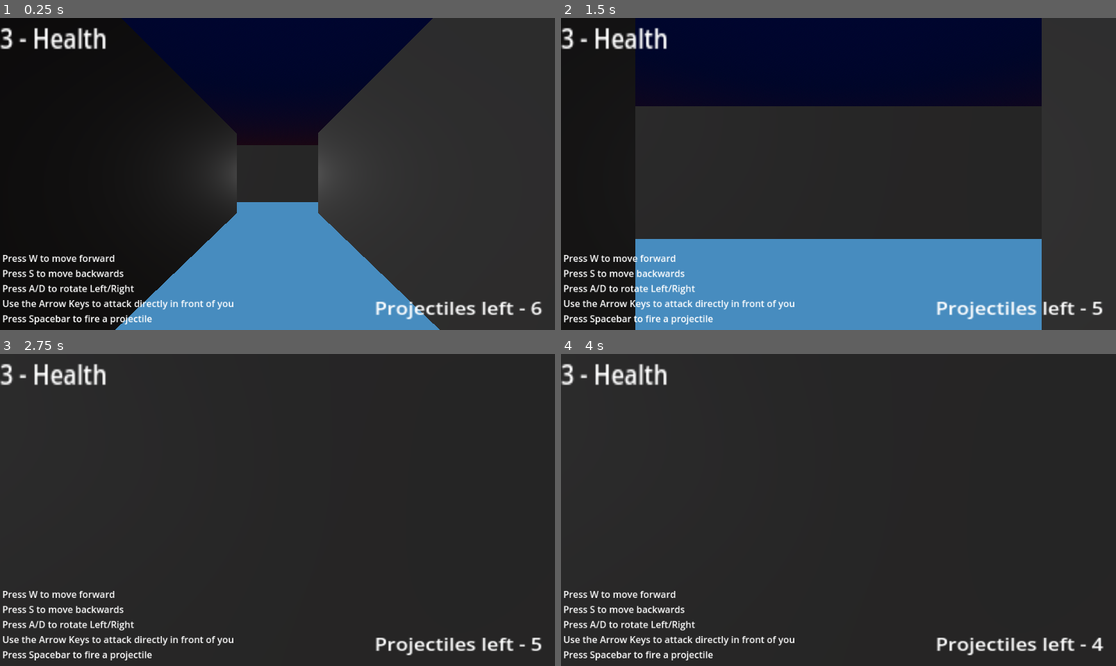
Above: before the commit, frames 1-4 (two rows, left to right).
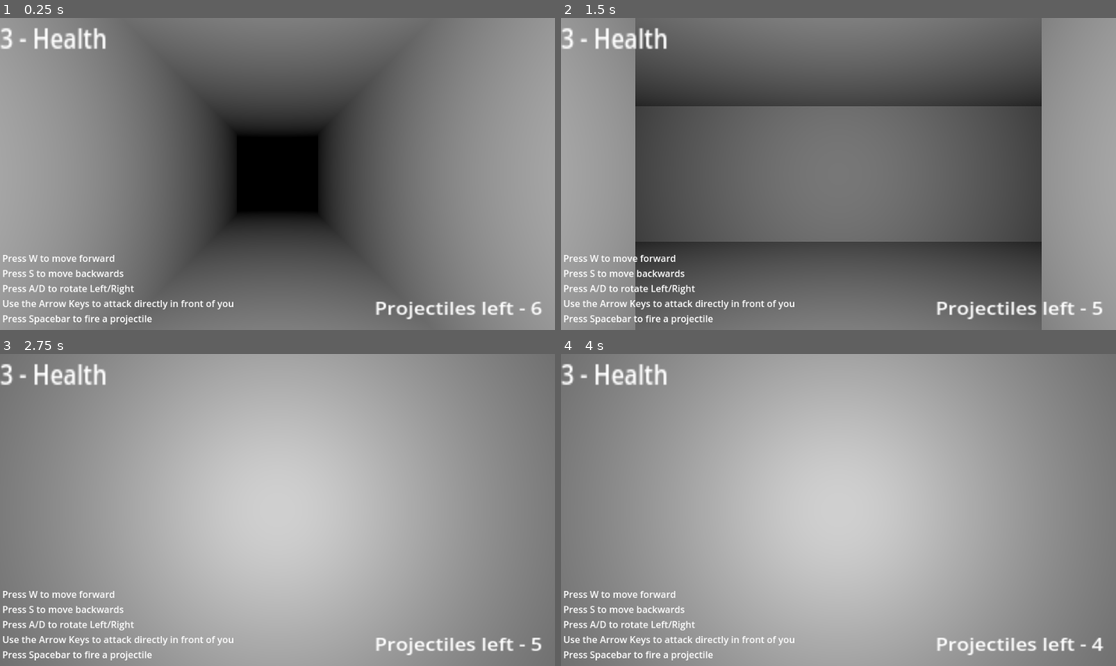
Above: after the commit, the same moments.

Repository: kyle-stevens/fp-dungeon-crawler
Game: Godot game, scene res://demo_map.tscn
Two runs of this game, one before a commit and one after it. Both use one fixed random seed, a clock stepped at 60 frames per second and the inputs below. The engine's default icon, where the game draws it, is replaced by a stand-in: a white triangle on a blue panel in a dark square.
Inputs:
- Up to frame 1 (0.25 s): no input
- Up to frame 2 (1.5 s): tap W (walk) at 0.5, 1.25 s; hold Right (attack_right) 0.53-1.28 s; tap Space (fire) at 0.6 s; hold Down (attack_down) from 1.28 s (still down); tap Enter (interact) at 1.35 s
- Up to frame 3 (2.75 s): tap W (walk) at 2, 2.1 s; release Down (attack_down) at 2.03 s; hold Right (attack_right) from 2.03 s (still down)
- Up to frame 4 (4 s): tap W (walk) at 2.75, 3.5 s; release Right (attack_right) at 2.78 s; hold Up (attack_up) 2.78-3.53 s; tap Space (fire) at 2.85 s; hold Left (attack_left) from 3.53 s (still down); tap Enter (interact) at 3.6 s

The runs differ from the first frame. In frame 1, 95% of the frame differs, in the area x 0-100%, y 0-100%; in frame 2, 99%; in frame 3, 99%; in frame 4, 99%.

Commit message:
Lots of changes and work to fix some things

Diff:
--- a/demo_map.tscn
+++ b/demo_map.tscn
@@ -7,19 +7,7 @@
 [ext_resource type="PackedScene" uid="uid://boxny7najbn7m" path="res://pathenemy.tscn" id="5_afnq1"]
 [ext_resource type="PackedScene" uid="uid://bxlafbs03x6uh" path="res://roamingenemy.tscn" id="6_x5o7p"]
 [ext_resource type="PackedScene" uid="uid://vkaupjrn0pro" path="res://turretenemy.tscn" id="7_qrfnd"]
-
-[sub_resource type="ProceduralSkyMaterial" id="ProceduralSkyMaterial_a6dfc"]
-sky_top_color = Color(0, 0.0431373, 0.192157, 1)
-sky_horizon_color = Color(0.203922, 0.0509804, 0, 1)
-
-[sub_resource type="Sky" id="Sky_ja4ir"]
-sky_material = SubResource("ProceduralSkyMaterial_a6dfc")
-
-[sub_resource type="Environment" id="Environment_j15q4"]
-background_mode = 2
-sky = SubResource("Sky_ja4ir")
-ambient_light_sky_contribution = 0.0
-ambient_light_energy = 0.0
+[ext_resource type="PackedScene" uid="uid://ulr566ke5e8g" path="res://spike_trap.tscn" id="8_1byo3"]
 
 [node name="DemoMap" type="Node3D"]
 
@@ -88,15 +76,9 @@
 [node name="Floor21" parent="." instance=ExtResource("2_52lt4")]
 transform = Transform3D(1, 0, 0, 0, 1, 0, 0, 0, 1, -2, 0, -7)
 
-[node name="Floor22" parent="." instance=ExtResource("2_52lt4")]
-transform = Transform3D(1, 0, 0, 0, 1, 0, 0, 0, 1, -1, 0, -7)
-
 [node name="Floor23" parent="." instance=ExtResource("2_52lt4")]
 transform = Transform3D(1, 0, 0, 0, 1, 0, 0, 0, 1, 0, 0, -7)
 
-[node name="Floor24" parent="." instance=ExtResource("2_52lt4")]
-transform = Transform3D(1, 0, 0, 0, 1, 0, 0, 0, 1, 1, 0, -7)
-
 [node name="Floor25" parent="." instance=ExtResource("2_52lt4")]
 transform = Transform3D(1, 0, 0, 0, 1, 0, 0, 0, 1, -2, 0, -8)
 
@@ -112,15 +94,9 @@
 [node name="Floor29" parent="." instance=ExtResource("2_52lt4")]
 transform = Transform3D(1, 0, 0, 0, 1, 0, 0, 0, 1, -2, 0, -9)
 
-[node name="Floor30" parent="." instance=ExtResource("2_52lt4")]
-transform = Transform3D(1, 0, 0, 0, 1, 0, 0, 0, 1, -1, 0, -9)
-
 [node name="Floor31" parent="." instance=ExtResource("2_52lt4")]
 transform = Transform3D(1, 0, 0, 0, 1, 0, 0, 0, 1, 0, 0, -9)
 
-[node name="Floor32" parent="." instance=ExtResource("2_52lt4")]
-transform = Transform3D(1, 0, 0, 0, 1, 0, 0, 0, 1, 1, 0, -9)
-
 [node name="Floor33" parent="." instance=ExtResource("2_52lt4")]
 transform = Transform3D(1, 0, 0, 0, 1, 0, 0, 0, 1, -2, 0, -11)
 
@@ -328,6 +304,9 @@
 [node name="Floor52" parent="." instance=ExtResource("2_52lt4")]
 transform = Transform3D(1, 0, 0, 0, 1, 0, 0, 0, 1, -3, 0, -9)
 
+[node name="Floor54" parent="." instance=ExtResource("2_52lt4")]
+transform = Transform3D(1, 0, 0, 0, 1, 0, 0, 0, 1, -3, 0, -10)
+
 [node name="Floor53" parent="." instance=ExtResource("2_52lt4")]
 transform = Transform3D(1, 0, 0, 0, 1, 0, 0, 0, 1, 2, 0, -9)
 
@@ -337,11 +316,191 @@
 [node name="Wall54" parent="." instance=ExtResource("3_pwtx1")]
 transform = Transform3D(1, 0, 0, 0, 1, 0, 0, 0, 1, 3, 1, -9)
 
-[node name="Floor54" parent="." instance=ExtResource("2_52lt4")]
-transform = Transform3D(1, 0, 0, 0, 1, 0, 0, 0, 1, -3, 0, -10)
-
 [node name="Floor55" parent="." instance=ExtResource("2_52lt4")]
 transform = Transform3D(1, 0, 0, 0, 1, 0, 0, 0, 1, 2, 0, -10)
+
+[node name="Floor63" parent="." instance=ExtResource("2_52lt4")]
+transform = Transform3D(1, 0, 0, 0, 1, 0, 0, 0, 1, 0, 2, 0)
+
+[node name="Floor64" parent="." instance=ExtResource("2_52lt4")]
+transform = Transform3D(1, 0, 0, 0, 1, 0, 0, 0, 1, 0, 2, -1)
+
+[node name="Floor65" parent="." instance=ExtResource("2_52lt4")]
+transform = Transform3D(1, 0, 0, 0, 1, 0, 0, 0, 1, 0, 2, -2)
+
+[node name="Floor66" parent="." instance=ExtResource("2_52lt4")]
+transform = Transform3D(1, 0, 0, 0, 1, 0, 0, 0, 1, 1, 2, 0)
+
+[node name="Floor67" parent="." instance=ExtResource("2_52lt4")]
+transform = Transform3D(1, 0, 0, 0, 1, 0, 0, 0, 1, 1, 2, -1)
+
+[node name="Floor68" parent="." instance=ExtResource("2_52lt4")]
+transform = Transform3D(1, 0, 0, 0, 1, 0, 0, 0, 1, 1, 2, -2)
+
+[node name="Floor69" parent="." instance=ExtResource("2_52lt4")]
+transform = Transform3D(1, 0, 0, 0, 1, 0, 0, 0, 1, 2, 2, 0)
+
+[node name="Floor70" parent="." instance=ExtResource("2_52lt4")]
+transform = Transform3D(1, 0, 0, 0, 1, 0, 0, 0, 1, 2, 2, -1)
+
+[node name="Floor71" parent="." instance=ExtResource("2_52lt4")]
+transform = Transform3D(1, 0, 0, 0, 1, 0, 0, 0, 1, 2, 2, -2)
+
+[node name="Floor72" parent="." instance=ExtResource("2_52lt4")]
+transform = Transform3D(1, 0, 0, 0, 1, 0, 0, 0, 1, 0, 2, -3)
+
+[node name="Floor73" parent="." instance=ExtResource("2_52lt4")]
+transform = Transform3D(1, 0, 0, 0, 1, 0, 0, 0, 1, -1, 2, -3)
+
+[node name="Floor74" parent="." instance=ExtResource("2_52lt4")]
+transform = Transform3D(1, 0, 0, 0, 1, 0, 0, 0, 1, -2, 2, -3)
+
+[node name="Floor75" parent="." instance=ExtResource("2_52lt4")]
+transform = Transform3D(1, 0, 0, 0, 1, 0, 0, 0, 1, -3, 2, -3)
+
+[node name="Floor76" parent="." instance=ExtResource("2_52lt4")]
+transform = Transform3D(1, 0, 0, 0, 1, 0, 0, 0, 1, -3, 2, -4)
+
+[node name="Floor77" parent="." instance=ExtResource("2_52lt4")]
+transform = Transform3D(1, 0, 0, 0, 1, 0, 0, 0, 1, -3, 2, -5)
+
+[node name="Floor78" parent="." instance=ExtResource("2_52lt4")]
+transform = Transform3D(1, 0, 0, 0, 1, 0, 0, 0, 1, -3, 2, -6)
+
+[node name="Floor79" parent="." instance=ExtResource("2_52lt4")]
+transform = Transform3D(1, 0, 0, 0, 1, 0, 0, 0, 1, -2, 2, -6)
+
+[node name="Floor80" parent="." instance=ExtResource("2_52lt4")]
+transform = Transform3D(1, 0, 0, 0, 1, 0, 0, 0, 1, -1, 2, -6)
+
+[node name="Floor81" parent="." instance=ExtResource("2_52lt4")]
+transform = Transform3D(1, 0, 0, 0, 1, 0, 0, 0, 1, 0, 2, -6)
+
+[node name="Floor82" parent="." instance=ExtResource("2_52lt4")]
+transform = Transform3D(1, 0, 0, 0, 1, 0, 0, 0, 1, 1, 2, -6)
+
+[node name="Floor120" parent="." instance=ExtResource("2_52lt4")]
+transform = Transform3D(1, 0, 0, 0, 1, 0, 0, 0, 1, -1, 3, -7)
+
+[node name="Floor121" parent="." instance=ExtResource("2_52lt4")]
+transform = Transform3D(1, 0, 0, 0, 1, 0, 0, 0, 1, 1, 3, -7)
+
+[node name="Floor122" parent="." instance=ExtResource("2_52lt4")]
+transform = Transform3D(1, 0, 0, 0, 1, 0, 0, 0, 1, -1, 3, -9)
+
+[node name="Floor123" parent="." instance=ExtResource("2_52lt4")]
+transform = Transform3D(1, 0, 0, 0, 1, 0, 0, 0, 1, 1, 3, -9)
+
+[node name="Floor83" parent="." instance=ExtResource("2_52lt4")]
+transform = Transform3D(1, 0, 0, 0, 1, 0, 0, 0, 1, -2, 3, -7)
+
+[node name="Floor84" parent="." instance=ExtResource("2_52lt4")]
+transform = Transform3D(1, 0, 0, 0, 1, 0, 0, 0, 1, 0, 3, -7)
+
+[node name="Floor85" parent="." instance=ExtResource("2_52lt4")]
+transform = Transform3D(1, 0, 0, 0, 1, 0, 0, 0, 1, -2, 3, -8)
+
+[node name="Floor86" parent="." instance=ExtResource("2_52lt4")]
+transform = Transform3D(1, 0, 0, 0, 1, 0, 0, 0, 1, -1, 3, -8)
+
+[node name="Floor87" parent="." instance=ExtResource("2_52lt4")]
+transform = Transform3D(1, 0, 0, 0, 1, 0, 0, 0, 1, 0, 3, -8)
+
+[node name="Floor88" parent="." instance=ExtResource("2_52lt4")]
+transform = Transform3D(1, 0, 0, 0, 1, 0, 0, 0, 1, 1, 3, -8)
+
+[node name="Floor89" parent="." instance=ExtResource("2_52lt4")]
+transform = Transform3D(1, 0, 0, 0, 1, 0, 0, 0, 1, -2, 3, -9)
+
+[node name="Floor90" parent="." instance=ExtResource("2_52lt4")]
+transform = Transform3D(1, 0, 0, 0, 1, 0, 0, 0, 1, 0, 3, -9)
+
+[node name="Floor91" parent="." instance=ExtResource("2_52lt4")]
+transform = Transform3D(1, 0, 0, 0, 1, 0, 0, 0, 1, -2, 2, -11)
+
+[node name="Floor92" parent="." instance=ExtResource("2_52lt4")]
+transform = Transform3D(1, 0, 0, 0, 1, 0, 0, 0, 1, -1, 2, -11)
+
+[node name="Floor93" parent="." instance=ExtResource("2_52lt4")]
+transform = Transform3D(1, 0, 0, 0, 1, 0, 0, 0, 1, 0, 2, -11)
+
+[node name="Floor94" parent="." instance=ExtResource("2_52lt4")]
+transform = Transform3D(1, 0, 0, 0, 1, 0, 0, 0, 1, 1, 2, -11)
+
+[node name="Floor95" parent="." instance=ExtResource("2_52lt4")]
+transform = Transform3D(1, 0, 0, 0, 1, 0, 0, 0, 1, -2, 3, -10)
+
+[node name="Floor96" parent="." instance=ExtResource("2_52lt4")]
+transform = Transform3D(1, 0, 0, 0, 1, 0, 0, 0, 1, -1, 3, -10)
+
+[node name="Floor97" parent="." instance=ExtResource("2_52lt4")]
+transform = Transform3D(1, 0, 0, 0, 1, 0, 0, 0, 1, 0, 3, -10)
+
+[node name="Floor98" parent="." instance=ExtResource("2_52lt4")]
+transform = Transform3D(1, 0, 0, 0, 1, 0, 0, 0, 1, 1, 3, -10)
+
+[node name="Floor99" parent="." instance=ExtResource("2_52lt4")]
+transform = Transform3D(1, 0, 0, 0, 1, 0, 0, 0, 1, 2, 2, -6)
+
+[node name="Floor100" parent="." instance=ExtResource("2_52lt4")]
+transform = Transform3D(1, 0, 0, 0, 1, 0, 0, 0, 1, 2, 2, -5)
+
+[node name="Floor101" parent="." instance=ExtResource("2_52lt4")]
+transform = Transform3D(1, 0, 0, 0, 1, 0, 0, 0, 1, 1, 2, -3)
+
+[node name="Floor102" parent="." instance=ExtResource("2_52lt4")]
+transform = Transform3D(1, 0, 0, 0, 1, 0, 0, 0, 1, 2, 2, -3)
+
+[node name="Floor103" parent="." instance=ExtResource("2_52lt4")]
+transform = Transform3D(1, 0, 0, 0, 1, 0, 0, 0, 1, 3, 2, -3)
+
+[node name="Floor104" parent="." instance=ExtResource("2_52lt4")]
+transform = Transform3D(1, 0, 0, 0, 1, 0, 0, 0, 1, 4, 2, -3)
+
+[node name="Floor105" parent="." instance=ExtResource("2_52lt4")]
+transform = Transform3D(1, 0, 0, 0, 1, 0, 0, 0, 1, 5, 2, -3)
+
+[node name="Floor106" parent="." instance=ExtResource("2_52lt4")]
+transform = Transform3D(1, 0, 0, 0, 1, 0, 0, 0, 1, 6, 2, -3)
+
+[node name="Floor107" parent="." instance=ExtResource("2_52lt4")]
+transform = Transform3D(1, 0, 0, 0, 1, 0, 0, 0, 1, 7, 2, -3)
+
+[node name="Floor108" parent="." instance=ExtResource("2_52lt4")]
+transform = Transform3D(1, 0, 0, 0, 1, 0, 0, 0, 1, 8, 2, -3)
+
+[node name="Floor109" parent="." instance=ExtResource("2_52lt4")]
+transform = Transform3D(1, 0, 0, 0, 1, 0, 0, 0, 1, 9, 2, -3)
+
+[node name="Floor110" parent="." instance=ExtResource("2_52lt4")]
+transform = Transform3D(1, 0, 0, 0, 1, 0, 0, 0, 1, -3, 2, -11)
+
+[node name="Floor111" parent="." instance=ExtResource("2_52lt4")]
+transform = Transform3D(1, 0, 0, 0, 1, 0, 0, 0, 1, 2, 2, -11)
+
+[node name="Floor112" parent="." instance=ExtResource("2_52lt4")]
+transform = Transform3D(1, 0, 0, 0, 1, 0, 0, 0, 1, -3, 2, -7)
+
+[node name="Floor113" parent="." instance=ExtResource("2_52lt4")]
+transform = Transform3D(1, 0, 0, 0, 1, 0, 0, 0, 1, 2, 2, -7)
+
+[node name="Floor114" parent="." instance=ExtResource("2_52lt4")]
+transform = Transform3D(1, 0, 0, 0, 1, 0, 0, 0, 1, -3, 2, -8)
+
+[node name="Floor115" parent="." instance=ExtResource("2_52lt4")]
+transform = Transform3D(1, 0, 0, 0, 1, 0, 0, 0, 1, 2, 2, -8)
+
+[node name="Floor116" parent="." instance=ExtResource("2_52lt4")]
+transform = Transform3D(1, 0, 0, 0, 1, 0, 0, 0, 1, -3, 2, -9)
+
+[node name="Floor117" parent="." instance=ExtResource("2_52lt4")]
+transform = Transform3D(1, 0, 0, 0, 1, 0, 0, 0, 1, -3, 2, -10)
+
+[node name="Floor118" parent="." instance=ExtResource("2_52lt4")]
+transform = Transform3D(1, 0, 0, 0, 1, 0, 0, 0, 1, 2, 2, -9)
+
+[node name="Floor119" parent="." instance=ExtResource("2_52lt4")]
+transform = Transform3D(1, 0, 0, 0, 1, 0, 0, 0, 1, 2, 2, -10)
 
 [node name="Wall55" parent="." instance=ExtResource("3_pwtx1")]
 transform = Transform3D(1, 0, 0, 0, 1, 0, 0, 0, 1, -4, 1, -10)
@@ -386,14 +545,27 @@
 transform = Transform3D(1, 0, 0, 0, 1, 0, 0, 0, 1, 2, 1, -5)
 target_body = NodePath("../Explorer")
 
-[node name="WorldEnvironment" type="WorldEnvironment" parent="."]
-environment = SubResource("Environment_j15q4")
-
 [node name="DirectionalLight3D" type="DirectionalLight3D" parent="."]
 transform = Transform3D(0.638768, 0.175693, -0.749071, 0, 0.973579, 0.228351, 0.7694, -0.145863, 0.621891, 0, 0, 0)
 light_energy = 0.1
 light_angular_distance = 0.3
+shadow_enabled = true
 
 [node name="TurretEnemy" parent="." node_paths=PackedStringArray("target_body") instance=ExtResource("7_qrfnd")]
 transform = Transform3D(1, 0, 0, 0, 1, 0, 0, 0, 1, 0, 1, -8)
 target_body = NodePath("../Explorer")
+
+[node name="Floor22" parent="." instance=ExtResource("8_1byo3")]
+transform = Transform3D(1, 0, 0, 0, 1, 0, 0, 0, 1, 0, 0, -7)
+
+[node name="Floor24" parent="." instance=ExtResource("8_1byo3")]
+transform = Transform3D(1, 0, 0, 0, 1, 0, 0, 0, 1, 1, 0, -7)
+
+[node name="Floor30" parent="." instance=ExtResource("8_1byo3")]
+transform = Transform3D(1, 0, 0, 0, 1, 0, 0, 0, 1, -1, 0, -7)
+
+[node name="Floor32" parent="." instance=ExtResource("8_1byo3")]
+transform = Transform3D(1, 0, 0, 0, 1, 0, 0, 0, 1, -1, 0, -9)
+
+[node name="Floor62" parent="." instance=ExtResource("8_1byo3")]
+transform = Transform3D(1, 0, 0, 0, 1, 0, 0, 0, 1, 1, 0, -9)
--- a/explorer.gd
+++ b/explorer.gd
@@ -115,7 +115,10 @@
 		self.ammunition -= 1
 
 func attacked(direction):
-	self.health -= 1
+	if direction == "trap_death":
+		self.health = 0
+	else:
+		self.health -= 1
 #	print(direction)
 	$UserInterface/ColorRect.visible = true
 	$UserInterface/Timer.start(0.15)
--- a/explorer.tscn
+++ b/explorer.tscn
@@ -51,6 +51,9 @@
 [node name="Timer" type="Timer" parent="UserInterface"]
 wait_time = 0.15
 
+[node name="OmniLight3D" type="OmniLight3D" parent="."]
+omni_range = 3.0
+
 [connection signal="body_entered" from="PlayerFrontInteraction" to="." method="_on_player_front_interaction_body_entered"]
 [connection signal="body_exited" from="PlayerFrontInteraction" to="." method="_on_player_front_interaction_body_exited"]
 [connection signal="body_entered" from="PlayerBackInteraction" to="." method="_on_player_back_interaction_body_entered"]
--- a/globals.gd
+++ b/globals.gd
@@ -4,7 +4,8 @@
 	PLAYER,
 	ENEMY,
 	ARCHITECTURE,
-	PROJECTILE
+	PROJECTILE,
+	TRAP
 }
 
 # Called when the node enters the scene tree for the first time.
--- a/pathenemy.tscn
+++ b/pathenemy.tscn
@@ -30,6 +30,7 @@
 
 [node name="Sprite3D" type="Sprite3D" parent="."]
 transform = Transform3D(0.5, 0, 0, 0, 0.5, 0, 0, 0, 0.5, 0, 0, 0)
+shaded = true
 texture = ExtResource("2_bq8kb")
 
 [connection signal="body_entered" from="." to="." method="_on_body_entered"]
--- a/project.godot
+++ b/project.godot
@@ -102,3 +102,7 @@
 "events": [Object(InputEventKey,"resource_local_to_scene":false,"resource_name":"","device":0,"window_id":0,"alt_pressed":false,"shift_pressed":false,"ctrl_pressed":false,"meta_pressed":false,"pressed":false,"keycode":0,"physical_keycode":83,"unicode":0,"echo":false,"script":null)
 ]
 }
+
+[rendering]
+
+environment/defaults/default_clear_color=Color(0, 0, 0, 1)
--- a/roamingenemy.tscn
+++ b/roamingenemy.tscn
@@ -53,6 +53,7 @@
 
 [node name="Sprite3D" type="Sprite3D" parent="."]
 transform = Transform3D(0.5, 0, 0, 0, 0.5, 0, 0, 0, 0.5, 0, 0, 0)
+shaded = true
 texture = ExtResource("2_5tlia")
 
 [connection signal="body_entered" from="NorthInteraction" to="." method="_on_north_interaction_body_entered"]
--- /dev/null
+++ b/spike_trap.gd
@@ -0,0 +1,19 @@
+extends Area3D
+
+var type : Globals.EntityType = Globals.EntityType.TRAP
+
+# Called when the node enters the scene tree for the first time.
+func _ready():
+	pass # Replace with function body.
+
+
+# Called every frame. 'delta' is the elapsed time since the previous frame.
+func _process(delta):
+	pass
+
+
+func _on_body_entered(body):
+	if body.type == Globals.EntityType.PLAYER:
+		body.attacked("trap_death")
+	elif body.type == Globals.EntityType.ENEMY:
+		body.attacked("trap_death")
--- /dev/null
+++ b/spike_trap.tscn
@@ -0,0 +1,79 @@
+[gd_scene load_steps=10 format=3 uid="uid://ulr566ke5e8g"]
+
+[ext_resource type="Script" path="res://spike_trap.gd" id="1_odnul"]
+
+[sub_resource type="BoxShape3D" id="BoxShape3D_5rkhl"]
+
+[sub_resource type="PlaneMesh" id="PlaneMesh_sq7li"]
+size = Vector2(1, 1)
+
+[sub_resource type="PlaneMesh" id="PlaneMesh_r6s8b"]
+size = Vector2(1, 1)
+
+[sub_resource type="PlaneMesh" id="PlaneMesh_stw2s"]
+size = Vector2(1, 1)
+
+[sub_resource type="PlaneMesh" id="PlaneMesh_k5um2"]
+size = Vector2(1, 1)
+
+[sub_resource type="PlaneMesh" id="PlaneMesh_1jdk4"]
+size = Vector2(1, 1)
+
+[sub_resource type="PlaneMesh" id="PlaneMesh_r41w4"]
+size = Vector2(1, 1)
+
+[sub_resource type="CylinderMesh" id="CylinderMesh_0oqmr"]
+top_radius = 0.0
+bottom_radius = 0.125
+height = 0.5
+
+[node name="Floor" type="Area3D"]
+script = ExtResource("1_odnul")
+
+[node name="CollisionShape3D" type="CollisionShape3D" parent="."]
+shape = SubResource("BoxShape3D_5rkhl")
+
+[node name="Floor" type="CSGMesh3D" parent="."]
+mesh = SubResource("PlaneMesh_sq7li")
+
+[node name="Ceiling" type="CSGMesh3D" parent="."]
+transform = Transform3D(1, 0, 0, 0, -1, 8.74228e-08, 0, -8.74228e-08, -1, 0, -0.5, 0)
+mesh = SubResource("PlaneMesh_r6s8b")
+
+[node name="Side3" type="CSGMesh3D" parent="."]
+transform = Transform3D(1, 0, 0, 0, -4.37114e-08, 0.5, 0, -1, -2.18557e-08, 0, -0.249805, -0.5)
+mesh = SubResource("PlaneMesh_stw2s")
+
+[node name="Side4" type="CSGMesh3D" parent="."]
+transform = Transform3D(1, 0, 0, 0, -4.37114e-08, -0.5, 0, 1, -2.18557e-08, 0, -0.249805, 0.5)
+mesh = SubResource("PlaneMesh_k5um2")
+
+[node name="Side5" type="CSGMesh3D" parent="."]
+transform = Transform3D(-2.18557e-08, 1, 0, -0.5, -4.37114e-08, 0, 0, 0, 1, 0.5, -0.249805, 0)
+mesh = SubResource("PlaneMesh_1jdk4")
+
+[node name="Side6" type="CSGMesh3D" parent="."]
+transform = Transform3D(-2.18557e-08, -1, 0, 0.5, -4.37114e-08, 0, 0, 0, 1, -0.5, -0.249805, 0)
+mesh = SubResource("PlaneMesh_r41w4")
+
+[node name="CSGMesh3D" type="CSGMesh3D" parent="."]
+transform = Transform3D(1, 0, 0, 0, 1, 0, 0, 0, 1, 0, 0.25, 0)
+mesh = SubResource("CylinderMesh_0oqmr")
+
+[node name="CSGMesh3D2" type="CSGMesh3D" parent="."]
+transform = Transform3D(1, 0, 0, 0, 1, 0, 0, 0, 1, 0.25, 0.25, 0.25)
+mesh = SubResource("CylinderMesh_0oqmr")
+
+[node name="CSGMesh3D3" type="CSGMesh3D" parent="."]
+transform = Transform3D(1, 0, 0, 0, 1, 0, 0, 0, 1, 0.25, 0.25, -0.25)
+mesh = SubResource("CylinderMesh_0oqmr")
+
+[node name="CSGMesh3D4" type="CSGMesh3D" parent="."]
+transform = Transform3D(1, 0, 0, 0, 1, 0, 0, 0, 1, -0.25, 0.25, -0.25)
+mesh = SubResource("CylinderMesh_0oqmr")
+
+[node name="CSGMesh3D5" type="CSGMesh3D" parent="."]
+transform = Transform3D(1, 0, 0, 0, 1, 0, 0, 0, 1, -0.25, 0.25, 0.25)
+mesh = SubResource("CylinderMesh_0oqmr")
+
+[connection signal="body_entered" from="." to="." method="_on_body_entered"]
--- a/turretenemy.gd
+++ b/turretenemy.gd
@@ -4,7 +4,7 @@
 
 @export var target_body : PhysicsBody3D
 @onready var sprite : Sprite3D = get_node("Sprite3D")
-@export var range : int = 80
+@export var range : int = 3
 
 # Called when the node enters the scene tree for the first time.
 func _ready():
--- a/turretenemy.tscn
+++ b/turretenemy.tscn
@@ -1,7 +1,8 @@
-[gd_scene load_steps=4 format=3 uid="uid://vkaupjrn0pro"]
+[gd_scene load_steps=5 format=3 uid="uid://vkaupjrn0pro"]
 
 [ext_resource type="Script" path="res://turretenemy.gd" id="1_db0is"]
 [ext_resource type="Texture2D" uid="uid://bmhbmofbfawa3" path="res://icon.svg" id="2_bq8kb"]
+[ext_resource type="Texture2D" uid="uid://c1hp5n075o60g" path="res://turret_range.png" id="3_u5o8e"]
 
 [sub_resource type="SphereShape3D" id="SphereShape3D_tqd48"]
 
@@ -22,6 +23,7 @@
 
 [node name="Sprite3D" type="Sprite3D" parent="."]
 transform = Transform3D(0.5, 0, 0, 0, 0.5, 0, 0, 0, 0.5, 0, 0, 0)
+shaded = true
 texture = ExtResource("2_bq8kb")
 
 [node name="Timer" type="Timer" parent="."]
@@ -35,12 +37,9 @@
 transform = Transform3D(0.15, 0, 0, 0, 0.15, 0, 0, 0, 0.15, 0, 0, 0)
 texture = ExtResource("2_bq8kb")
 
-[node name="SpotLight3D" type="SpotLight3D" parent="."]
-spot_range = 20.0
-
 [node name="Sprite3D2" type="Sprite3D" parent="."]
-transform = Transform3D(1, 0, 0, 0, -4.37114e-08, -1, 0, 1, -4.37114e-08, 0, -0.48, 0)
-texture = ExtResource("2_bq8kb")
+transform = Transform3D(1, 0, 0, 0, -4.37114e-08, -1, 0, 1, -4.37114e-08, 0, -0.45, 0)
+texture = ExtResource("3_u5o8e")
 
 [connection signal="body_entered" from="." to="." method="_on_body_entered"]
 [connection signal="timeout" from="Timer" to="." method="_on_timer_timeout"]
Not shown: 1 places in demo_map.tscn that only renumber resources
Binary file added: turret_range.png
Not shown, added: turret_range.png.import
Not shown, removed: Exports/Windows/fp_crawler.cmd
Not shown, changed: Exports/Windows/fp_crawler.exe
Not shown, changed: Exports/Windows/fp_crawler_smooth.exe
Not shown, changed: Exports/Windows/fp_crawler_smooth.zip
Not shown, added: turret_range.kra
